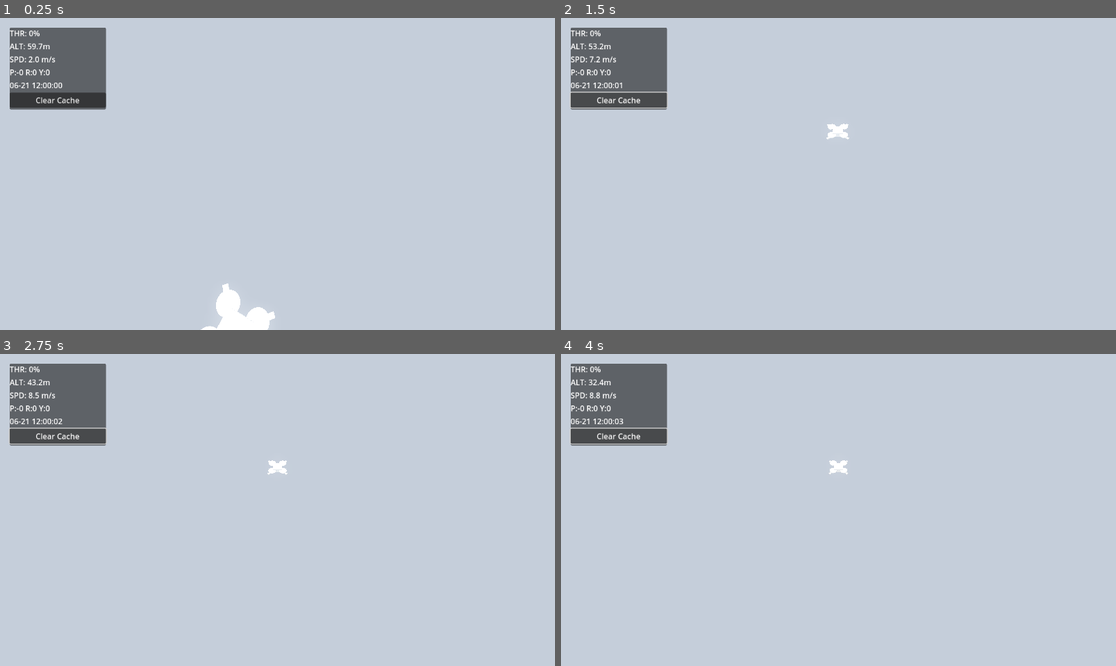
Above: before the commit, frames 1-4 (two rows, left to right).
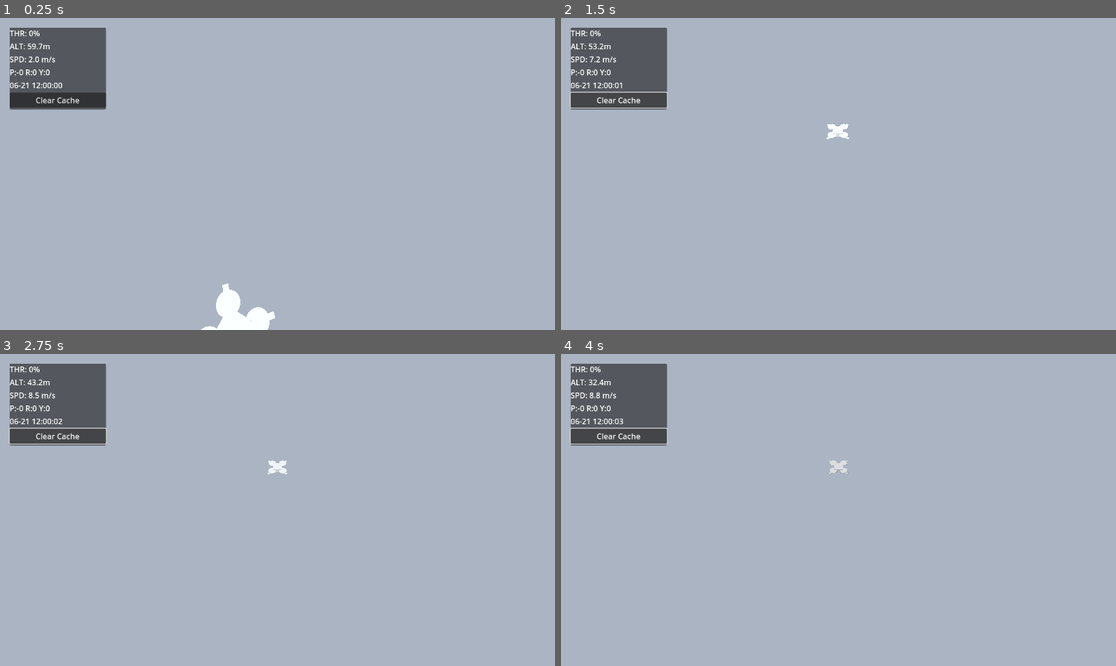
Above: after the commit, the same moments.

Repository: pawel-dubiel/Drone-Simulation
Game: Godot game, scene res://src/Main.tscn
Same seed, same stepped clock (60 frames per second), same inputs: the game is played once before the commit and once after it.
Inputs:
- Up to frame 1 (0.25 s): no input
- Up to frame 2 (1.5 s): tap Enter at 0.5 s; hold D (drone_roll_right) 0.53-1.25 s; tap 1 at 0.6 s; tap 2 at 0.8 s; click "Clear Cache" at 1.25 s
- Up to frame 3 (2.75 s): hold S (drone_pitch_backward) from 2.03 s (still down); tap 2 at 2.1 s; tap 3 at 2.3 s
- Up to frame 4 (4 s): release S (drone_pitch_backward) at 2.78 s; hold D (drone_roll_right) 2.78-3.53 s; tap 3 at 2.85 s; tap 4 at 3.05, 3.6 s; hold W (drone_pitch_forward) from 3.53 s (still down); tap 5 at 3.8 s

The runs differ from the first frame. In frame 1, 95% of the frame differs, in the area x 0-100%, y 0-100%; in frame 2, 95%; in frame 3, 95%; in frame 4, 95%.

Commit message:
decoupled architecture

Diff:
--- a/src/Main.tscn
+++ b/src/Main.tscn
@@ -8,6 +8,7 @@
 [ext_resource type="PackedScene" path="res://src/client/ui/HUD.tscn" id="5_hud"]
 [ext_resource type="PackedScene" path="res://src/simulation/environment/TerrainManager.tscn" id="6_terrain"]
 [ext_resource type="PackedScene" path="res://src/simulation/environment/WeatherSystem.tscn" id="7_weather"]
+[ext_resource type="Script" path="res://src/client/visuals/environment/WeatherClient.gd" id="9_weather_client"]
 [ext_resource type="Material" uid="uid://skymaterial1" path="res://src/client/visuals/sky/SkyMaterial.tres" id="8_skymat"]
 
 [sub_resource type="Sky" id="Sky_1"]
@@ -38,13 +39,9 @@
 transform = Transform3D(-0.866025, -0.433013, 0.25, 0, 0.5, 0.866025, -0.5, 0.75, -0.433013, 0, 0, 0)
 shadow_enabled = true
 
-[node name="WeatherSystem" parent="Environment" node_paths=PackedStringArray("world_environment", "sun_light") instance=ExtResource("7_weather")]
-world_environment = NodePath("../WorldEnvironment")
-sun_light = NodePath("../DirectionalLight3D")
-sky_material = ExtResource("8_skymat")
+[node name="WeatherSystem" parent="Environment" instance=ExtResource("7_weather")]
 
 [node name="TerrainManager" parent="Environment" instance=ExtResource("6_terrain")]
-target_path = NodePath("../../SimulationDomain/DronePhysics")
 
 [node name="SimulationDomain" type="Node3D" parent="."]
 
@@ -61,3 +58,10 @@
 target_path = NodePath("../DroneVisuals")
 
 [node name="HUD" parent="ClientDomain" instance=ExtResource("5_hud")]
+
+[node name="WeatherClient" type="Node" parent="ClientDomain" node_paths=PackedStringArray("world_environment", "sun_light", "rain_particles")]
+script = ExtResource("9_weather_client")
+world_environment = NodePath("../../Environment/WorldEnvironment")
+sun_light = NodePath("../../Environment/DirectionalLight3D")
+sky_material = ExtResource("8_skymat")
+rain_particles = NodePath("../../Environment/WeatherSystem/RainParticles")
--- /dev/null
+++ b/src/client/visuals/environment/WeatherClient.gd
@@ -0,0 +1,85 @@
+extends Node
+
+class_name WeatherClient
+
+# CLIENT COMPONENT
+# Responsibility: Observe weather signals and apply them to the visual environment.
+# NO simulation logic here.
+
+@export var world_environment: WorldEnvironment
+@export var sun_light: DirectionalLight3D
+@export var sky_material: ShaderMaterial
+@export var rain_particles: GPUParticles3D
+
+func _ready():
+	print("WeatherClient: Ready")
+	SignalBroker.weather_state_changed.connect(_on_weather_state_changed)
+	SignalBroker.weather_time_changed.connect(_on_time_changed)
+
+	# Initial Visual Setup (Tonemapping, etc.)
+	if world_environment and world_environment.environment:
+		var env = world_environment.environment
+		env.tonemap_mode = Environment.TONE_MAPPER_ACES
+		env.glow_enabled = true
+		env.glow_normalized = true
+
+func _process(_delta):
+	_update_rain_position()
+
+func _on_weather_state_changed(data: Dictionary):
+	# Apply Clouds
+	if sky_material:
+		sky_material.set_shader_parameter("cloud_coverage", data.get("cloud_coverage", 0.0))
+
+	# Apply Rain
+	if rain_particles:
+		var rain_intensity = data.get("rain_intensity", 0.0)
+		rain_particles.amount_ratio = clamp(rain_intensity, 0.0, 1.0)
+		rain_particles.emitting = rain_intensity > 0.01
+
+	# Apply Fog
+	if world_environment and world_environment.environment:
+		var env = world_environment.environment
+		var fog_enabled = data.get("fog_enabled", false)
+		env.fog_enabled = fog_enabled
+		if fog_enabled:
+			var density = data.get("fog_density", 0.0)
+			env.fog_density = density
+			var vol_enabled = data.get("volumetric_fog_enabled", false)
+			env.volumetric_fog_enabled = vol_enabled
+			if vol_enabled:
+				env.volumetric_fog_density = density * 0.5
+
+	# Apply Sun
+	if sun_light:
+		var sun_dir = data.get("sun_direction", Vector3.DOWN)
+		sun_light.global_transform.origin = Vector3.ZERO
+		sun_light.look_at(-sun_dir, Vector3.UP)
+		sun_light.light_color = data.get("sun_color", Color.WHITE)
+		sun_light.light_energy = data.get("sun_energy", 1.0)
+
+func _on_time_changed(_h, _m, _s, _month, _day):
+	pass
+
+func _update_rain_position():
+	if not rain_particles: return
+	var camera = get_viewport().get_camera_3d()
+	if camera:
+		var pos = camera.global_position
+		pos.y += 10.0
+		rain_particles.global_position = pos
+
+func _unhandled_input(event: InputEvent) -> void:
+	if event is InputEventKey and event.pressed:
+		print("WeatherClient: Key pressed (unhandled): ", event.keycode)
+		match event.keycode:
+			KEY_1: SignalBroker.weather_command_requested.emit("change_weather", 0) # CLEAR
+			KEY_2: SignalBroker.weather_command_requested.emit("change_weather", 1) # PARTLY_CLOUDY
+			KEY_3: SignalBroker.weather_command_requested.emit("change_weather", 2) # OVERCAST
+			KEY_4: SignalBroker.weather_command_requested.emit("change_weather", 3) # RAINY
+			KEY_5: SignalBroker.weather_command_requested.emit("change_weather", 4) # STORMY
+			KEY_6: SignalBroker.weather_command_requested.emit("toggle_fog", null)
+			KEY_7: SignalBroker.weather_command_requested.emit("toggle_volumetric", null)
+			KEY_8: SignalBroker.weather_command_requested.emit("toggle_time", null)
+			KEY_9: SignalBroker.weather_command_requested.emit("time_shift", -1.0)
+			KEY_0: SignalBroker.weather_command_requested.emit("time_shift", 1.0)
--- a/src/core/SignalBroker.gd
+++ b/src/core/SignalBroker.gd
@@ -14,7 +14,8 @@
 
 # --- Weather Channel ---
 signal weather_time_changed(h: int, m: int, s: int, month: int, day: int)
-signal weather_state_changed(weather_type: int, cloud_coverage: float, rain_intensity: float)
+signal weather_state_changed(data: Dictionary)
+signal weather_command_requested(command: String, value: Variant)
 
 # Config/Meta events
 signal debug_log(msg: String)
--- a/src/simulation/environment/TerrainManager.gd
+++ b/src/simulation/environment/TerrainManager.gd
@@ -3,7 +3,7 @@
 # Infinite Satellite Terrain Manager
 # Aligns chunks to Real-World Web Mercator Tiles
 
-@export var target_path: NodePath
+var _last_pos: Vector3 = Vector3.ZERO
 @export var min_render_distance: int = 2 # Minimum radius in chunks
 @export var max_render_distance: int = 8 # Maximum radius in chunks
 @export var height_factor: float = 100.0 # Height in meters to add 1 chunk to radius
@@ -26,8 +26,7 @@
 var origin_tile: Vector2i # The tile coordinate that corresponds to World(0,0,0)
 
 func _ready():
-	if target_path:
-		target = get_node(target_path)
+	SignalBroker.simulation_state_snapshot.connect(_on_simulation_snapshot)
 
 	map_loader = $MapLoader
 	height_loader = $HeightMapLoader
@@ -76,11 +75,13 @@
 	height_loader.height_failed.connect(_on_height_reference_failed)
 	height_loader.request_tile(height_reference_tile.x, height_reference_tile.y)
 
+func _on_simulation_snapshot(snapshot: Dictionary):
+	_last_pos = snapshot.get("position", Vector3.ZERO)
+
 func _update_chunks():
-	if !target: return
 	if !height_reference_ready: return
 
-	var pos = target.global_position
+	var pos = _last_pos
 
 	# Which "Game Grid" cell are we in? (Each cell is 1 map tile size)
 	# Since World(0,0,0) is the Top-Left corner of 'origin_tile'
--- a/src/simulation/environment/WeatherManager.gd
+++ b/src/simulation/environment/WeatherManager.gd
@@ -1,6 +1,11 @@
 extends Node
 
 class_name WeatherManager
+
+# SIMULATION COMPONENT
+# Responsibility: Calculate weather states and sun positions based on time/date.
+# Broadcasters: weather_time_changed, weather_state_changed.
+# NO direct references to Environment, Lights, or Materials.
 
 # Enums for Weather Types
 enum WeatherType {
@@ -12,14 +17,8 @@
 }
 
 # Configuration
-@export_group("References")
-@export var world_environment: WorldEnvironment
-@export var sun_light: DirectionalLight3D
-@export var sky_material: ShaderMaterial
-
 @export_group("Settings")
 @export var transition_speed: float = 0.5
-@export var day_length_seconds: float = 120.0 # Just for reference if we add day/night cycle later
 @export var enable_fog: bool = true
 @export var enable_volumetric_fog: bool = false
 @export_range(0.0, 24.0) var time_of_day: float = 12.0 # Hours 0-24
@@ -27,49 +26,37 @@
 @export var time_scale: float = 0.0002777 # 1.0 / 3600.0 (1 real sec = 1 game sec)
 @export var use_system_time: bool = false # Sync with OS clock
 
-# Internal State
+# Internal Simulation State
 var current_weather: WeatherType = WeatherType.CLEAR
 var current_cloud_coverage: float = 0.0
 var current_fog_density: float = 0.0
 var current_sun_energy: float = 1.0
 var current_rain_intensity: float = 0.0
 
-# Targets
+# Calculated Sun State
+var sun_direction: Vector3 = Vector3.DOWN
+var sun_color: Color = Color.WHITE
+var sun_energy: float = 1.0
+
+# Targets for interpolation
 var target_cloud_coverage: float = 0.0
 var target_fog_density: float = 0.0
 var target_sun_energy: float = 1.0
 var target_rain_intensity: float = 0.0
 
-@onready var rain_particles: GPUParticles3D = $RainParticles
+func _ready() -> void:
+	print("WeatherManager: Ready")
+	change_weather(WeatherType.PARTLY_CLOUDY, true)
+	SignalBroker.weather_command_requested.connect(_on_weather_command)
 
-func _ready() -> void:
-	# Configure High Quality Environment for Realism
-	if world_environment and world_environment.environment:
-		var env = world_environment.environment
-		env.tonemap_mode = Environment.TONE_MAPPER_ACES
-		env.glow_enabled = true
-		env.glow_normalized = true
-		env.glow_intensity = 1.0
-		env.glow_strength = 0.9
-		env.glow_bloom = 0.2
-		env.glow_blend_mode = Environment.GLOW_BLEND_MODE_SOFTLIGHT
-
-	change_weather(WeatherType.PARTLY_CLOUDY, true)
-	_emit_weather_state()
-
-func _input(event: InputEvent) -> void:
-	if event is InputEventKey and event.pressed:
-		match event.keycode:
-			KEY_1: change_weather(WeatherType.CLEAR)
-			KEY_2: change_weather(WeatherType.PARTLY_CLOUDY)
-			KEY_3: change_weather(WeatherType.OVERCAST)
-			KEY_4: change_weather(WeatherType.RAINY)
-			KEY_5: change_weather(WeatherType.STORMY)
-			KEY_6: enable_fog = !enable_fog
-			KEY_7: enable_volumetric_fog = !enable_volumetric_fog
-			KEY_8: animate_time = !animate_time
-			KEY_9: time_of_day -= 1.0
-			KEY_0: time_of_day += 1.0
+func _on_weather_command(command: String, value: Variant) -> void:
+	print("WeatherManager: Command received: ", command, " (", value, ")")
+	match command:
+		"change_weather": change_weather(value as WeatherType)
+		"toggle_fog": enable_fog = !enable_fog
+		"toggle_volumetric": enable_volumetric_fog = !enable_volumetric_fog
+		"toggle_time": animate_time = !animate_time
+		"time_shift": time_of_day += value as float
 
 func _process(delta: float) -> void:
 	if use_system_time:
@@ -81,10 +68,9 @@
 			time_of_day -= 24.0
 
 	_emit_time_signal()
-	_update_sun_position()
+	_update_sun_logic()
 	_interpolate_weather_values(delta)
-	_apply_weather_values()
-	_update_rain_position()
+	_broadcast_state()
 
 func _emit_time_signal() -> void:
 	var total_seconds = time_of_day * 3600.0
@@ -99,7 +85,6 @@
 	var days_in_month = [31, 28, 31, 30, 31, 30, 31, 31, 30, 31, 30, 31]
 	var current_month = 1
 	var days_left = doy
-
 	for days in days_in_month:
 		if days_left <= days:
 			return {"month": current_month, "day": days_left}
@@ -107,94 +92,26 @@
 		current_month += 1
 	return {"month": 12, "day": 31}
 
-func _update_sun_position() -> void:
-	if not sun_light: return
-
-	# Astronomical Calculation for Sun Position
-	# References: NOAA Solar Calculation or simple approximate formulas
-
-	# 1. Calculate Declination of the Sun (delta)
-	# Approx formula: delta = -23.44 * cos(360/365 * (N + 10))
+func _update_sun_logic() -> void:
 	var N = float(WorldConfig.start_day_of_year)
 	var declination = deg_to_rad(-23.44 * cos(deg_to_rad(360.0 / 365.0 * (N + 10.0))))
-
-	# 2. Calculate Local Hour Angle (LHA)
-	# 0 at solar noon. 15 degrees per hour.
-	# Solar time approx = time_of_day (ignoring Equation of Time and Longitude correction for now for simplicity, or we can add it)
-	# Adding Longitude correction: Solar Time = Standard Time + 4min * (Lon - LocalMeridian) + EqTime...
-	# Let's stick to "Game Time is Solar Time" for simplicity, or just simple offset.
-	var solar_time = time_of_day
-	var lha_deg = (solar_time - 12.0) * 15.0
-	var lha = deg_to_rad(lha_deg)
-
-	# 3. Calculate Elevation (Altitude) - h
-	# sin(h) = sin(lat)sin(delta) + cos(lat)cos(delta)cos(lha)
+	var lha = deg_to_rad((time_of_day - 12.0) * 15.0)
 	var lat_rad = deg_to_rad(WorldConfig.latitude)
 	var sin_h = sin(lat_rad) * sin(declination) + cos(lat_rad) * cos(declination) * cos(lha)
 	var elevation = asin(clamp(sin_h, -1.0, 1.0))
-
-	# 4. Calculate Azimuth - A
-	# cos(A) = (sin(delta) - sin(lat)sin(h)) / (cos(lat)cos(h))
 	var cos_a = (sin(declination) - sin(lat_rad) * sin(elevation)) / (cos(lat_rad) * cos(elevation) + 0.00001)
 	var azimuth = acos(clamp(cos_a, -1.0, 1.0))
+	if lha > 0.0: azimuth = 2.0 * PI - azimuth
 
-	# If LHA > 0 (afternoon), Azimuth is 360 - A (or similar, depending on convention)
-	# Usually Azimuth is from North.
-	# If lha > 0, Sun is to the West.
-	if lha > 0.0:
-		azimuth = 2.0 * PI - azimuth
+	sun_direction = Vector3(cos(elevation) * sin(azimuth), sin(elevation), -cos(elevation) * cos(azimuth))
 
-	# 5. Convert Azimuth/Elevation to Godot Coordinates
-	# Godot: Y is Up. -Z is North. +X is East.
-	# Azimuth 0 = North (-Z).
-	# Elevation 0 = Horizon.
-	# We need a direction vector.
-
-	# Standard spherical to cartesian (Z=North, X=East, Y=Up)
-	# x = cos(elev) * sin(azimuth)  (East component)
-	# z = -cos(elev) * cos(azimuth) (North component is -Z)
-	# y = sin(elev)
-
-	var sun_dir = Vector3(
-		cos(elevation) * sin(azimuth),
-		sin(elevation),
-		-cos(elevation) * cos(azimuth)
-	)
-
-	# Set DirectionalLight rotation
-	# Look at from origin to sun_dir? No, light points FROM sun.
-	# So look_at from sun_dir to origin.
-	# Or just look_at(sun_dir * -100)
-
-	sun_light.global_transform.origin = Vector3.ZERO
-	sun_light.look_at(-sun_dir, Vector3.UP)
-
-	# Sun Color / Intensity Logic
-	var sun_height = sun_dir.y # sin(elevation)
-
+	var sun_height = sun_direction.y
 	if sun_height < -0.1:
-		# Night
-		sun_light.light_energy = 0.0
+		sun_energy = 0.0
 	else:
-		# Day / Twilight
-		var color_t: Color
-		if sun_height < 0.1:
-			# Sunrise/Sunset
-			color_t = Color(1.0, 0.4, 0.2) # Orange
-		elif sun_height < 0.3:
-			# Morning/Evening
-			color_t = Color(1.0, 0.9, 0.7)
-		else:
-			# Noon
-			color_t = Color(1.0, 1.0, 0.95)
-
 		var gradient_t = smoothstep(-0.1, 0.4, sun_height)
-		var final_color = Color(1.0, 0.4, 0.2).lerp(Color(1.0, 1.0, 0.98), gradient_t)
-
-		sun_light.light_color = final_color
-		# Intensity ramps up
-		sun_light.light_energy = current_sun_energy * smoothstep(-0.05, 0.1, sun_height)
-
+		sun_color = Color(1.0, 0.4, 0.2).lerp(Color(1.0, 1.0, 0.98), gradient_t)
+		sun_energy = target_sun_energy * smoothstep(-0.05, 0.1, sun_height)
 
 func change_weather(new_weather: WeatherType, instant: bool = false) -> void:
 	current_weather = new_weather
@@ -231,11 +148,6 @@
 		current_sun_energy = target_sun_energy
 		current_rain_intensity = target_rain_intensity
 
-	_emit_weather_state()
-
-func _emit_weather_state() -> void:
-	SignalBroker.weather_state_changed.emit(current_weather, target_cloud_coverage, target_rain_intensity)
-
 func _interpolate_weather_values(delta: float) -> void:
 	var t = delta * transition_speed
 	current_cloud_coverage = lerp(current_cloud_coverage, target_cloud_coverage, t)
@@ -243,26 +155,16 @@
 	current_sun_energy = lerp(current_sun_energy, target_sun_energy, t)
 	current_rain_intensity = lerp(current_rain_intensity, target_rain_intensity, t)
 
-func _apply_weather_values() -> void:
-	if sky_material:
-		sky_material.set_shader_parameter("cloud_coverage", current_cloud_coverage)
-
-	if world_environment and world_environment.environment:
-		world_environment.environment.fog_enabled = enable_fog
-		if enable_fog:
-			world_environment.environment.fog_density = current_fog_density
-			world_environment.environment.volumetric_fog_enabled = enable_volumetric_fog
-			if enable_volumetric_fog:
-				world_environment.environment.volumetric_fog_density = current_fog_density * 0.5
-				world_environment.environment.volumetric_fog_emission_energy = 0.0
-
-func _update_rain_position() -> void:
-	if not rain_particles:
-		return
-
-	var camera = get_viewport().get_camera_3d()
-	if camera:
-		# Keep rain above camera
-		var pos = camera.global_position
-		pos.y += 10.0
-		rain_particles.global_position = pos
+func _broadcast_state() -> void:
+	var state = {
+		"weather_type": current_weather,
+		"cloud_coverage": current_cloud_coverage,
+		"rain_intensity": current_rain_intensity,
+		"fog_enabled": enable_fog,
+		"fog_density": current_fog_density,
+		"volumetric_fog_enabled": enable_volumetric_fog,
+		"sun_direction": sun_direction,
+		"sun_color": sun_color,
+		"sun_energy": sun_energy
+	}
+	SignalBroker.weather_state_changed.emit(state)
Not shown, added: src/client/visuals/environment/WeatherClient.gd.uid
Not shown, added: README.md
